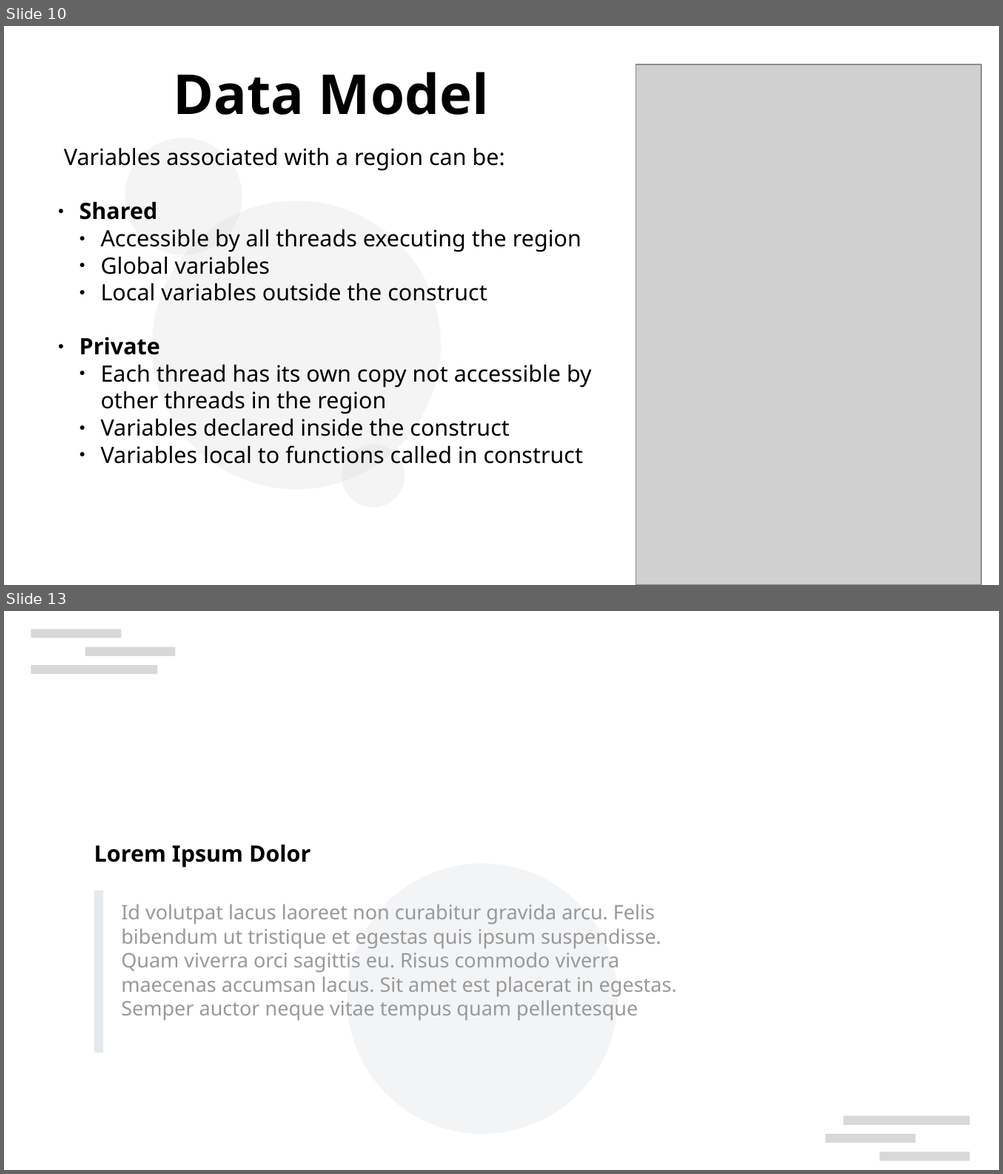
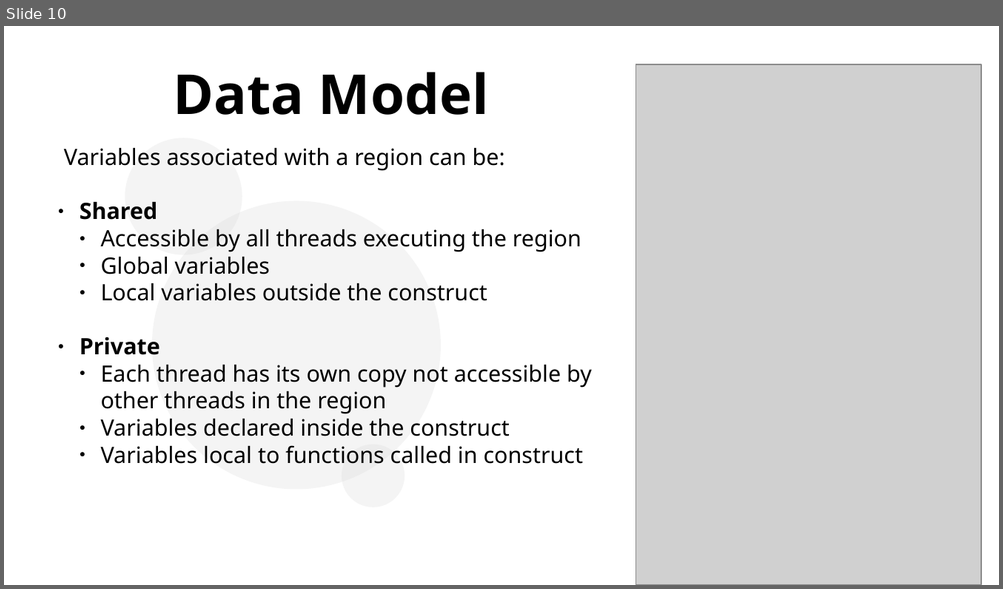
Before and after one commit to tajkhan/openmp_cpd_2024, a slide deck: presentation.pptx. Shown one above the other, each under a label of ours: slides 10 and 13 before the commit, slide 10 after it; the slides between them are not shown. The pictures are 1003x1174 and 1003x589 pixels, drawn with LibreOffice and Linux fonts; fonts in the diff are those of the drawing; grey boxes stand for pictures; background and template pictures are left out. Boxes give left, top, right and bottom in pixels: in the first picture for what was removed or moved away, otherwise in the second. Text is boxed around its words. In the diff, an @@ line names an element or a change of style, - is before the commit and + after.

```diff
--- a/presentation.pptx
+++ b/presentation.pptx
@@ slide 13 removed at (x1=4, y1=611, x2=999, y2=1170), background #FFFFFF @@
@@ rectangle removed at (x1=31, y1=629, x2=122, y2=638) @@
@@ rectangle removed at (x1=85, y1=647, x2=176, y2=656) @@
@@ rectangle removed at (x1=31, y1=665, x2=157, y2=674) @@
@@ text removed at (x1=94, y1=845, x2=310, y2=868) @@
-Lorem Ipsum Dolor
@@ ellipse removed at (x1=347, y1=863, x2=617, y2=1134) @@
@@ rectangle removed at (x1=94, y1=891, x2=103, y2=1054) @@
@@ text removed at (x1=121, y1=904, x2=677, y2=1021) @@
-Id volutpat lacus laoreet non curabitur gravida arcu. Felis bibendum ut tristique et egestas quis ipsum suspendisse. Quam viverra orci sagittis eu. Risus commodo viverra maecenas accumsan lacus. Sit amet est placerat in egestas. Semper auctor neque vitae tempus quam pellentesque
@@ rectangle removed at (x1=843, y1=1116, x2=970, y2=1125) @@
@@ rectangle removed at (x1=825, y1=1134, x2=916, y2=1144) @@
@@ rectangle removed at (x1=879, y1=1153, x2=970, y2=1162) @@
```
Also in this commit, not shown: 1 slide added, 8 other slides removed.
